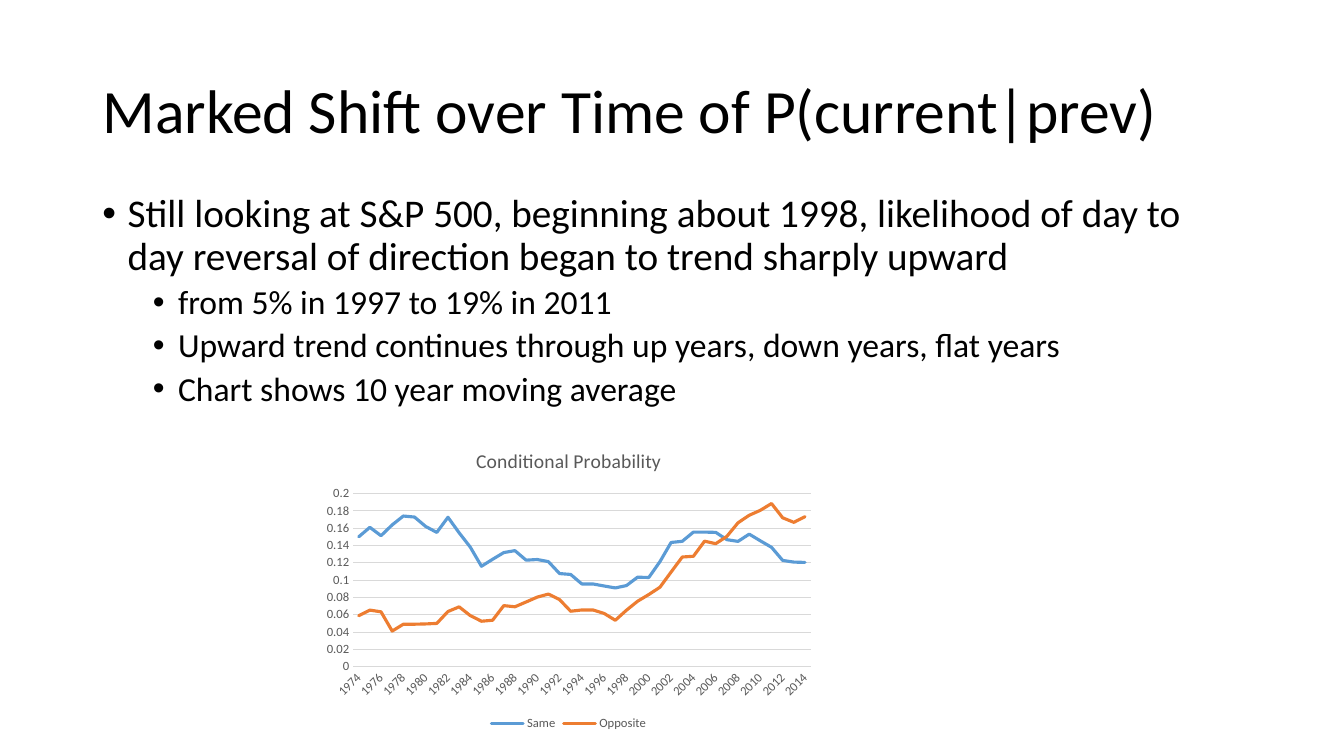
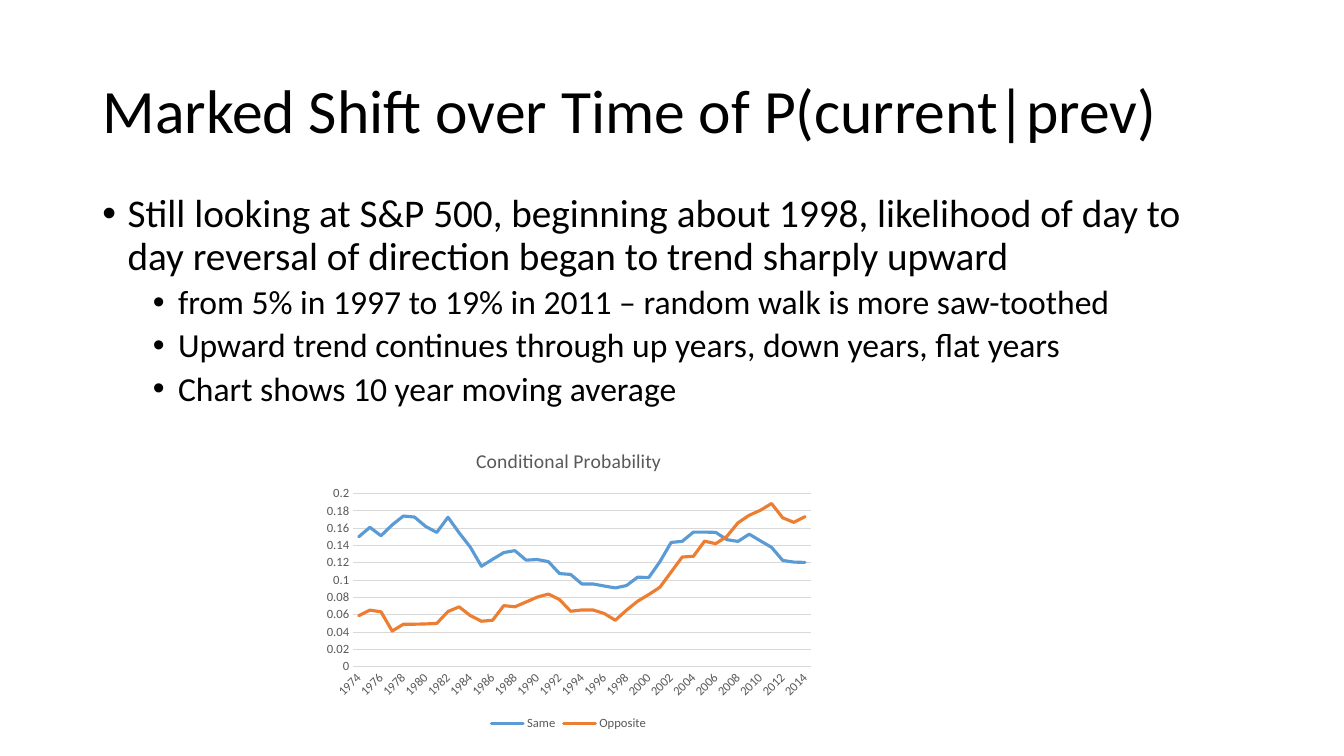
Before and after one commit to smccaula/LSSP_Hackathon, a slide deck: slide 6 of slides/hackathon.pptx. Drawn at 1344x756 pixels with LibreOffice and Linux fonts; fonts in the diff are those of the drawing. Boxes give left, top, right and bottom in pixels: in the first picture for what was removed or moved away, otherwise in the second. Text is boxed around its words. In the diff, an @@ line names an element or a change of style, - is before the commit and + after.

```diff
--- a/slides/hackathon.pptx
+++ b/slides/hackathon.pptx
@@ text at [178, 290, 1109, 315]: text changed @@
-  • from 5% in 1997 to 19% in 2011
+  • from 5% in 1997 to 19% in 2011 – random walk is more saw-toothed
```
Also in this commit, not shown: 2 slides added.
